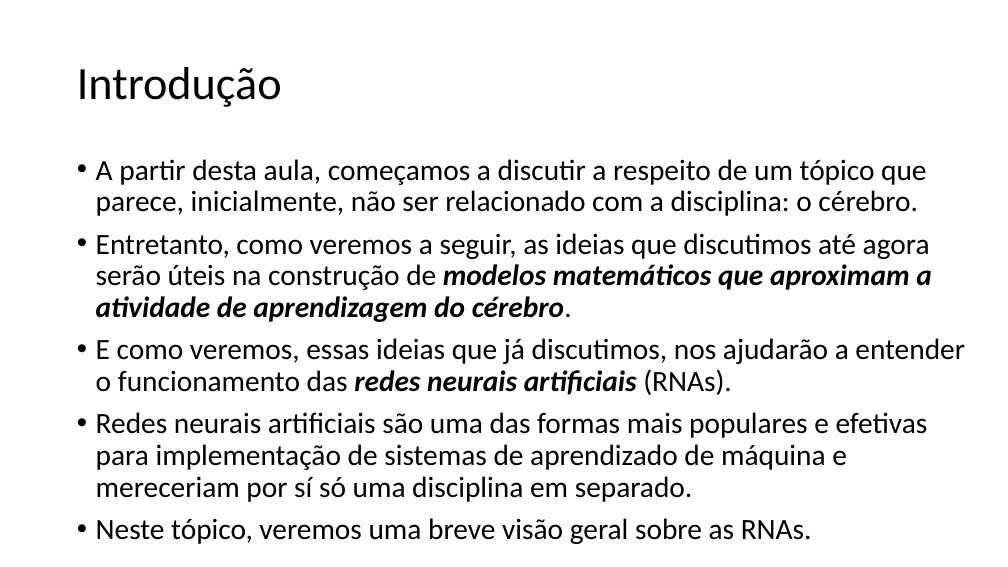
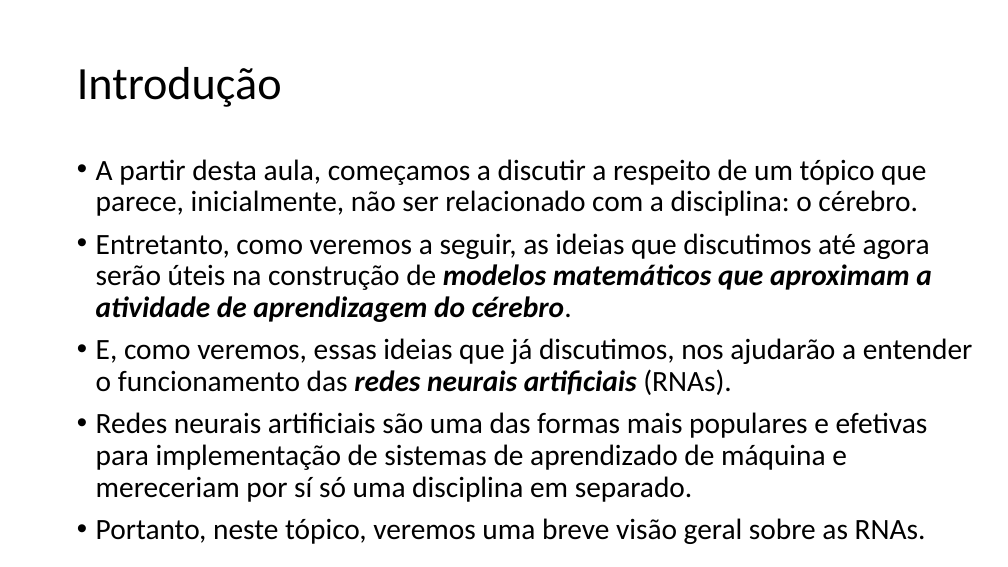
Before and after one commit to zz4fap/t320_aprendizado_de_maquina, a slide deck: slide 2 of slides/T320_Redes_Neurais_Artificiais (Parte I).pptx. Drawn at 1008x567 pixels with LibreOffice and Linux fonts; fonts in the diff are those of the drawing. Boxes give left, top, right and bottom in pixels: in the first picture for what was removed or moved away, otherwise in the second. Text is boxed around its words. In the diff, an @@ line names an element or a change of style, - is before the commit and + after.

```diff
--- a/slides/T320_Redes_Neurais_Artificiais (Parte I).pptx
+++ b/slides/T320_Redes_Neurais_Artificiais (Parte I).pptx
@@ text at (96,338,973,395): text changed @@
-• E como veremos, essas ideias que já discutimos, nos ajudarão a entender o funcionamento das redes neurais artificiais (RNAs).
+• E, como veremos, essas ideias que já discutimos, nos ajudarão a entender o funcionamento das redes neurais artificiais (RNAs).
@@ text at (96,518,926,544): text changed @@
-• Neste tópico, veremos uma breve visão geral sobre as RNAs.
+• Portanto, neste tópico, veremos uma breve visão geral sobre as RNAs.
```
Also in this commit, not shown: 11 other slides changed, 4 other files.
